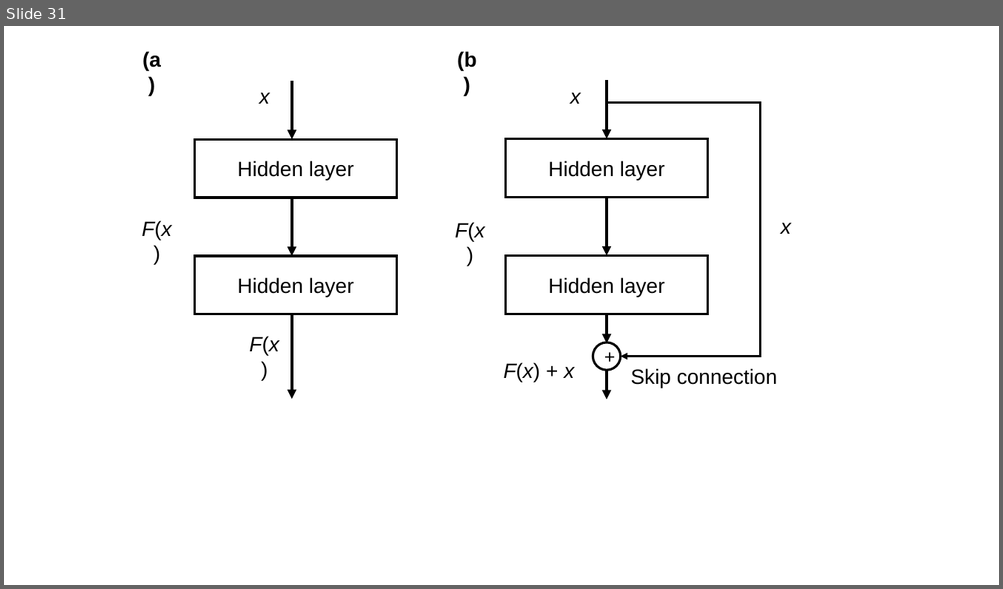
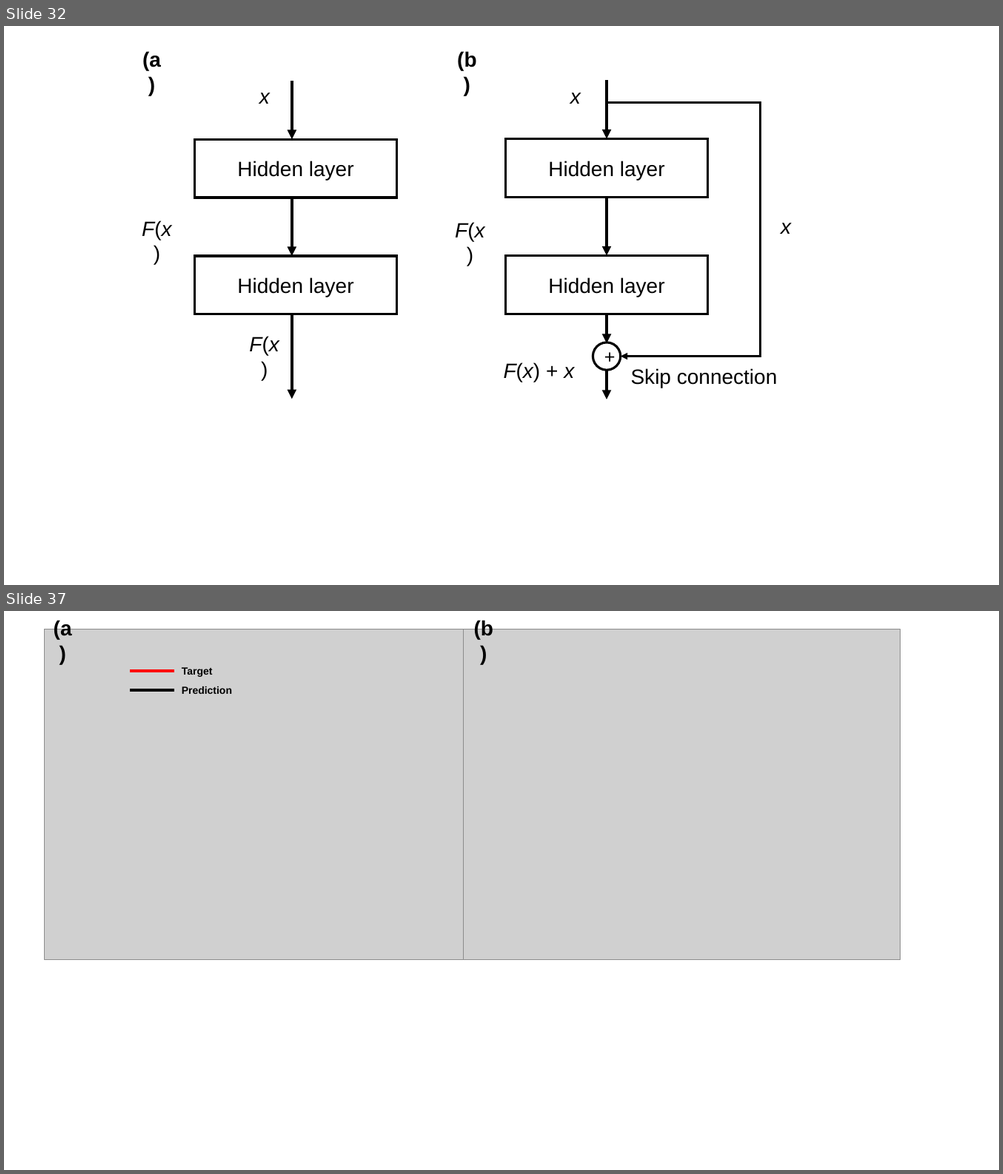
Before and after one commit to jglee96/NBTP_Lab, a slide deck: 개인/석사학위논문/그림.pptx. Shown one above the other, each under a label of ours: slide 31 before the commit, slides 32 and 37 after it; the slides between them are not shown. The pictures are 1003x589 and 1003x1174 pixels, drawn with LibreOffice and Linux fonts; fonts in the diff are those of the drawing; grey boxes stand for pictures. Boxes give left, top, right and bottom in pixels: in the first picture for what was removed or moved away, otherwise in the second. Text is boxed around its words. In the diff, an @@ line names an element or a change of style, - is before the commit and + after.

```diff
--- a/개인/석사학위논문/그림.pptx
+++ b/개인/석사학위논문/그림.pptx
@@ slide 37 added at box(4, 611, 999, 1170), background #FFFFFF @@
@@ picture added at box(44, 629, 481, 960) @@
@@ text added at box(54, 619, 72, 639), 20 pt, text #000000, bold @@
+(a)
@@ picture added at box(463, 629, 900, 960) @@
@@ text added at box(474, 619, 493, 639), 20 pt, text #000000, bold @@
+(b)
@@ group added at box(130, 667, 232, 694): 2 lines, 2 texts @@
+Target
+Prediction
@@ what was slide 31 is now slide 32 @@
```
Also in this commit, not shown: 1 slide changed, 4 other slides added, 17 other files.
